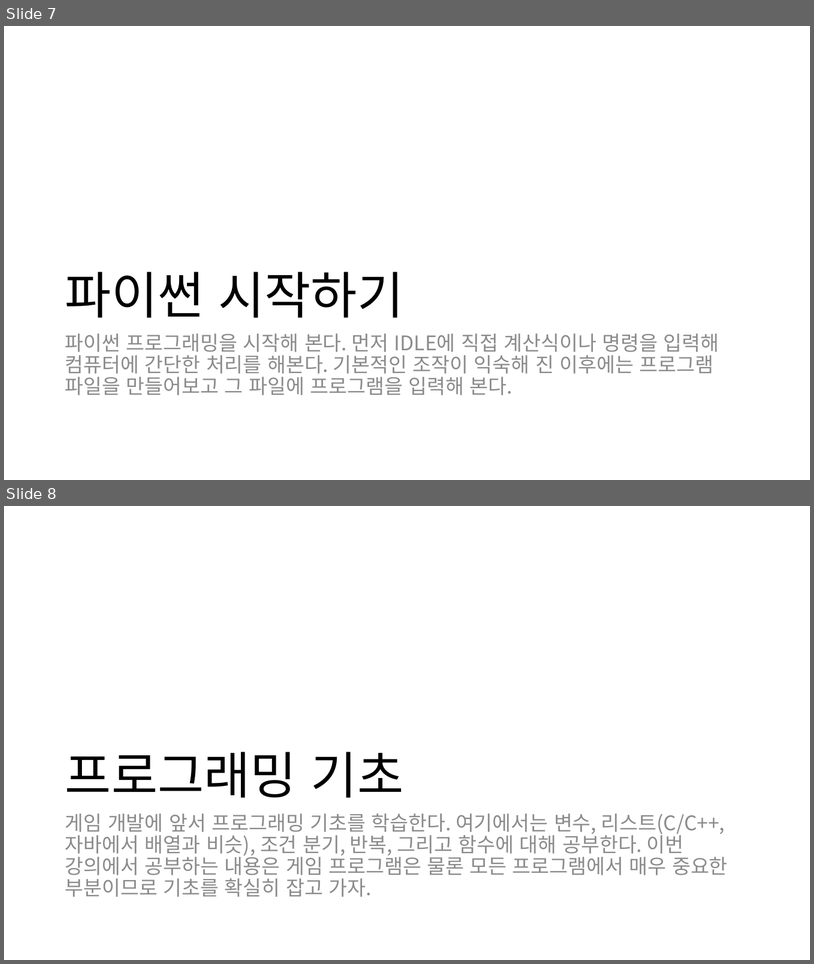
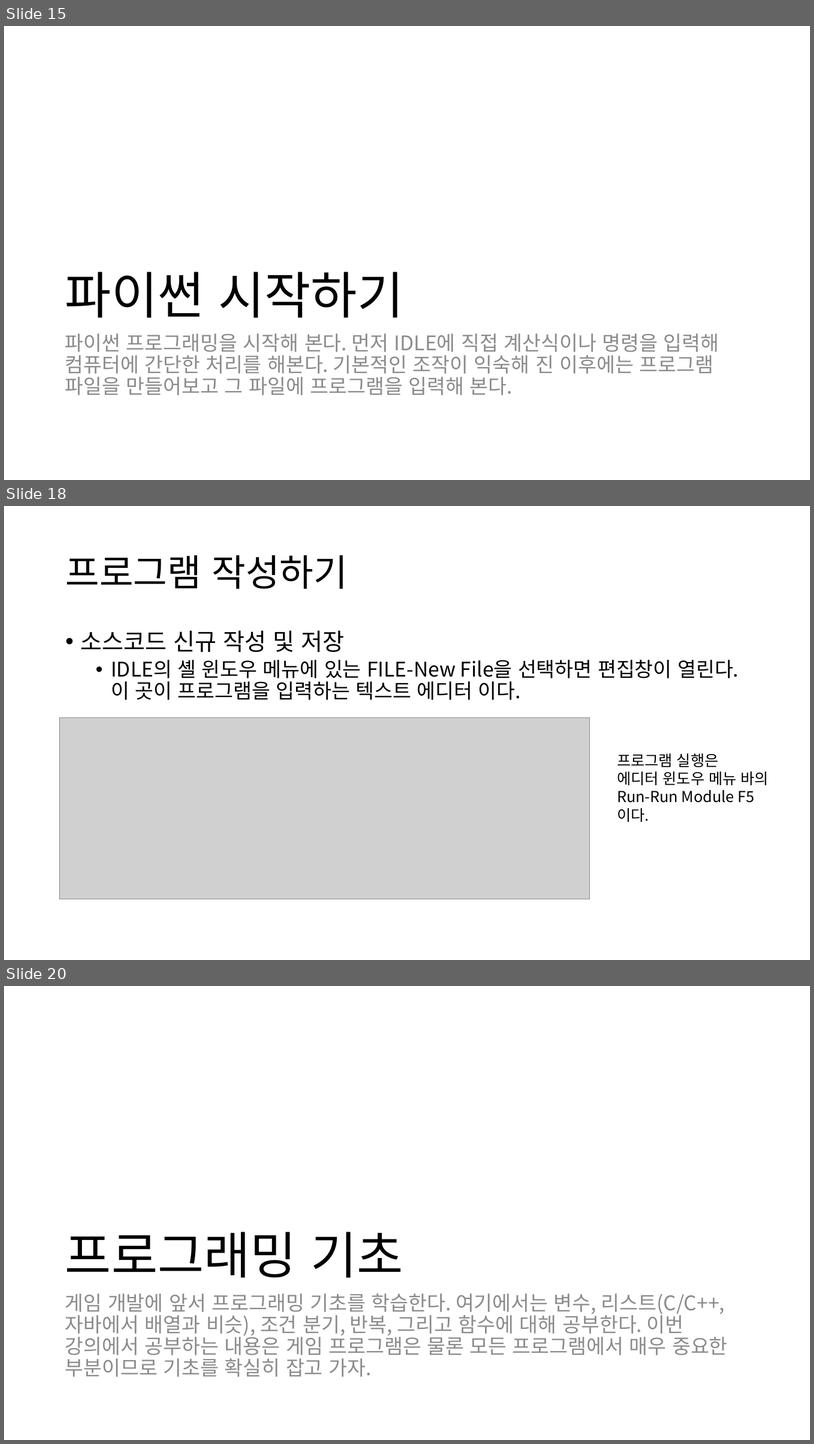
Before and after one commit to EastupGame/PythonGameDev, a slide deck: 게임개발기초과정 파이썬.pptx. Shown one above the other, each under a label of ours: slides 7 and 8 before the commit, slides 15, 18 and 20 after it; the slides between them are not shown. The pictures are 814x964 and 814x1444 pixels, drawn with LibreOffice and Linux fonts; fonts in the diff are those of the drawing; grey boxes stand for pictures. Boxes give left, top, right and bottom in pixels: in the first picture for what was removed or moved away, otherwise in the second. Text is boxed around its words. In the diff, an @@ line names an element or a change of style, - is before the commit and + after.

```diff
--- a/게임개발기초과정 파이썬.pptx
+++ b/게임개발기초과정 파이썬.pptx
@@ slide 18 added at bbox=[4, 506, 810, 960], background #FFFFFF @@
@@ title added at bbox=[65, 555, 348, 589], 44 pt, text #000000 @@
+프로그램 작성하기
@@ text added at bbox=[81, 630, 739, 700], 24 pt, text #000000 @@
+• 소스코드 신규 작성 및 저장
+  • IDLE의 셸 윈도우 메뉴에 있는 FILE-New File을 선택하면 편집창이 열린다. 이 곳이 프로그램을 입력하는 텍스트 에디터 이다.
@@ picture added at bbox=[60, 718, 591, 898] @@
@@ text added at bbox=[617, 753, 769, 822], 18 pt, text #000000 @@
+프로그램 실행은
+에디터 윈도우 메뉴 바의
+Run-Run Module F5
+이다.
@@ what was slide 7 is now slide 15 @@
@@ what was slide 8 is now slide 20 @@
```
Also in this commit, not shown: 1 slide changed, 11 other slides added.
